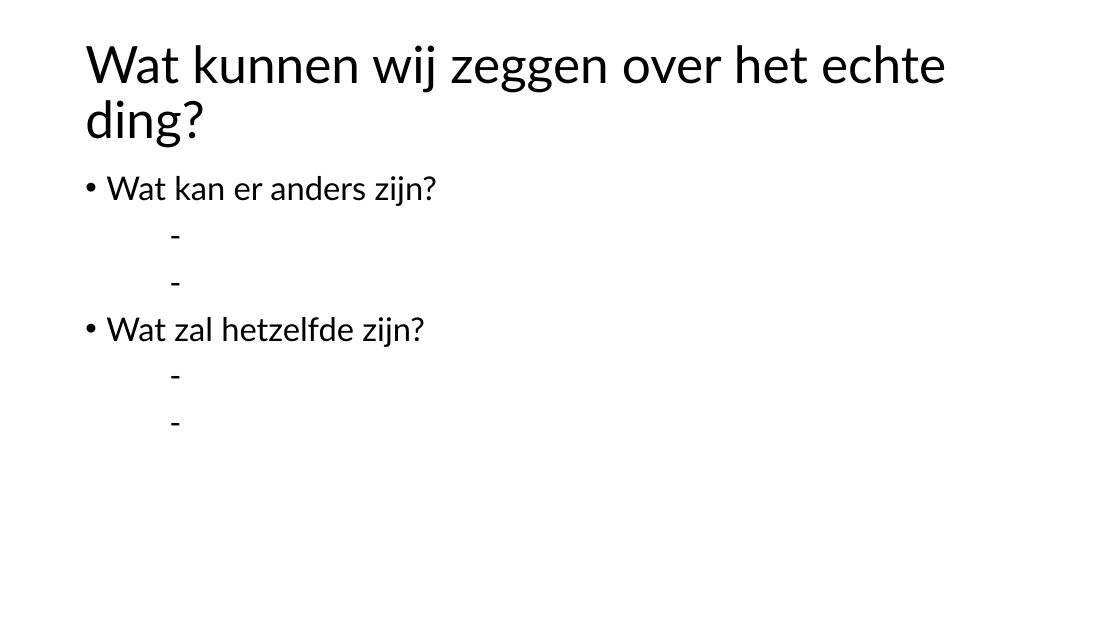
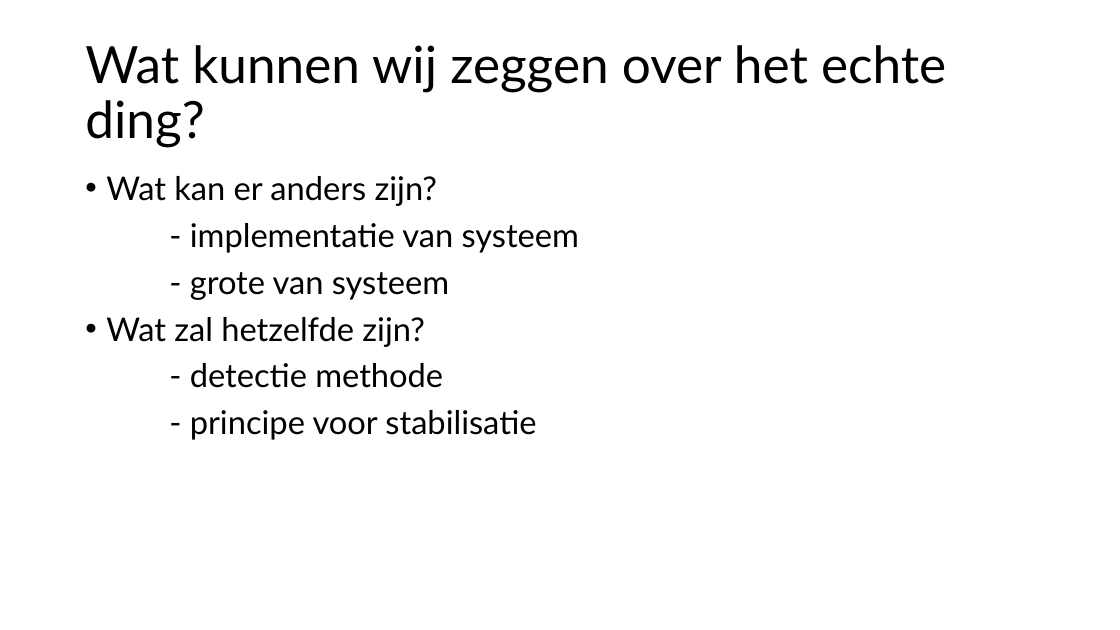
Before and after one commit to Matthijs-Hart/Project-5-6---Floating-Farm, a slide deck: slide 6 of Presentaties/Eindpresentatie op locatie.pptx. Drawn at 1120x630 pixels with LibreOffice and Linux fonts; fonts in the diff are those of the drawing. Boxes give left, top, right and bottom in pixels: in the first picture for what was removed or moved away, otherwise in the second. Text is boxed around its words. In the diff, an @@ line names an element or a change of style, - is before the commit and + after.

Commit message:
laatste dia

```diff
--- a/Presentaties/Eindpresentatie op locatie.pptx
+++ b/Presentaties/Eindpresentatie op locatie.pptx
@@ text at <box>190,223,579,300</box>: text changed @@
--
--
+- implementatie van systeem
+- grote van systeem
@@ text at <box>190,363,536,440</box>: text changed @@
--
--
+- detectie methode
+- principe voor stabilisatie
```
